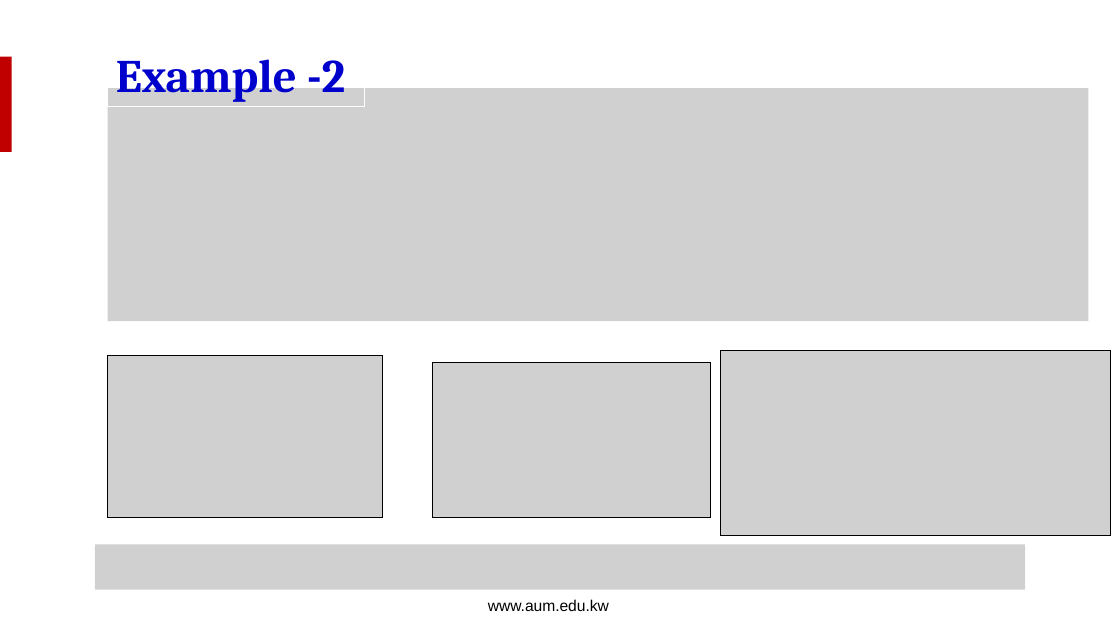
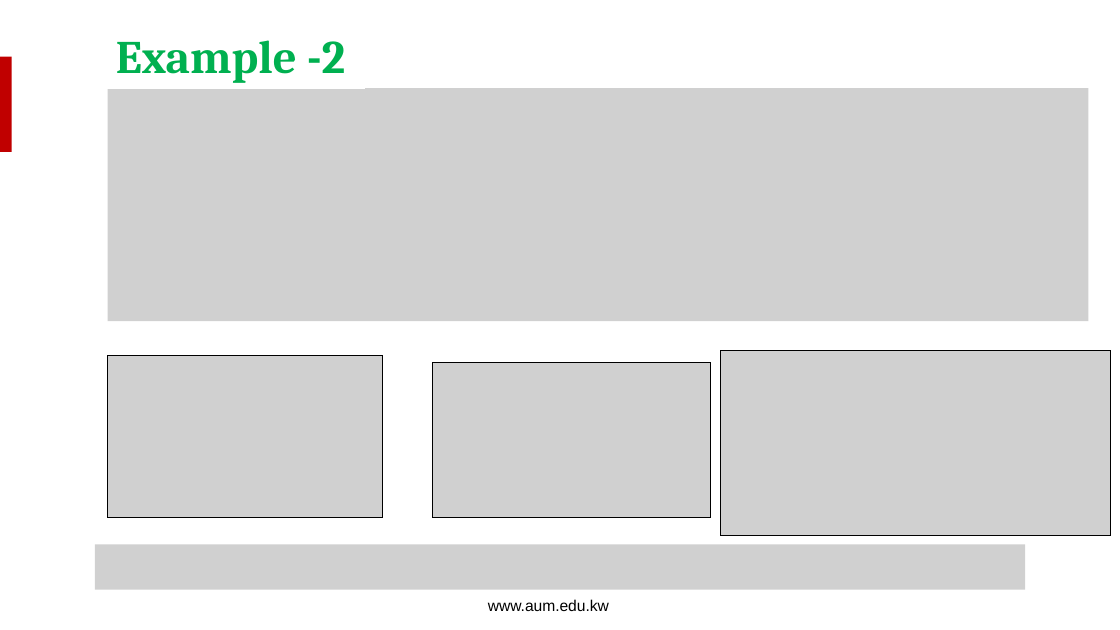
Before and after one commit to salmanrazzaq1993/AUM-WORK, a slide deck: slide 16 of PP WORK/Instructor Version/Week 7/Week 7 Lecture 1 - Filters B.pptx (slide 12 before the commit). Drawn at 1120x630 pixels with LibreOffice and Linux fonts; fonts in the diff are those of the drawing; grey boxes stand for pictures; background and template pictures are left out. Boxes give left, top, right and bottom in pixels: in the first picture for what was removed or moved away, otherwise in the second. Text is boxed around its words. In the diff, an @@ line names an element or a change of style, - is before the commit and + after.

```diff
--- a/PP WORK/Instructor Version/Week 7/Week 7 Lecture 1 - Filters B.pptx
+++ b/PP WORK/Instructor Version/Week 7/Week 7 Lecture 1 - Filters B.pptx
@@ rectangle "Example -2": place and size @@
-rectangle "Example -2" at box(108, 42, 365, 107)
+rectangle "Example -2" at box(108, 24, 365, 88)
@@ rectangle "Example -2" at box(108, 24, 365, 88): text colour #0000CC to #00B050 @@
```
Also in this commit, not shown: 15 other slides changed, 4 slides added.
